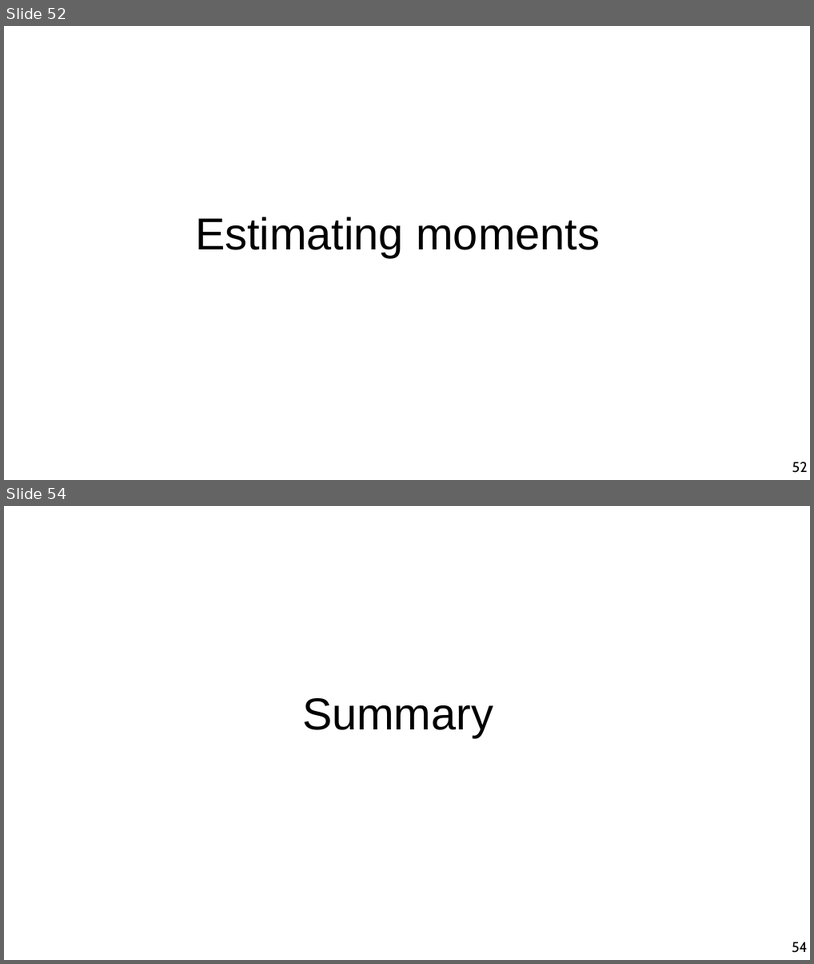
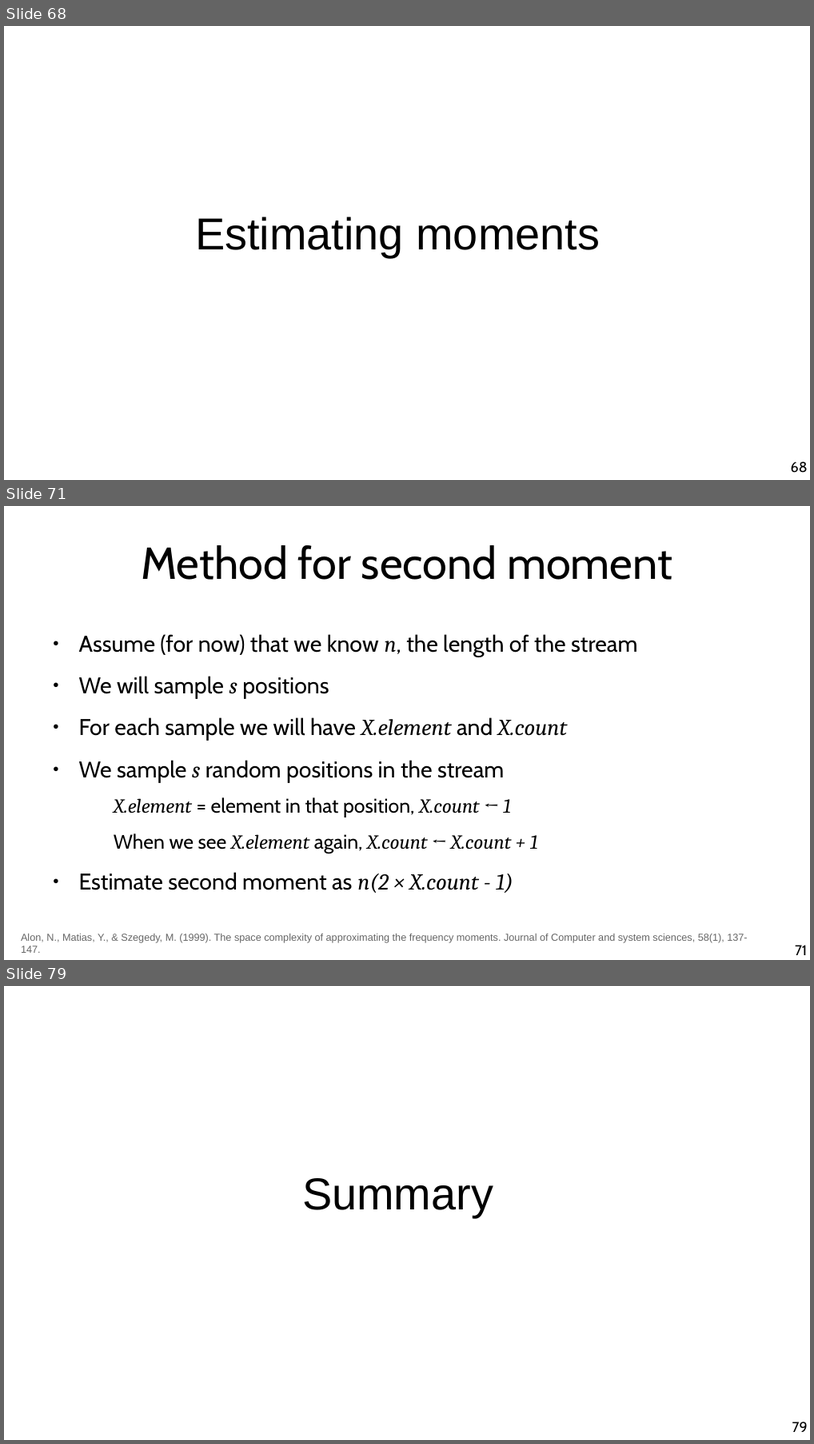
Before and after one commit to chatox/data-mining-course, a slide deck: theory/tt10_streaming.odp. Shown one above the other, each under a label of ours: slides 52 and 54 before the commit, slides 68, 71 and 79 after it; the slides between them are not shown. The pictures are 814x964 and 814x1444 pixels, drawn with LibreOffice and Linux fonts; fonts in the diff are those of the drawing. Boxes give left, top, right and bottom in pixels: in the first picture for what was removed or moved away, otherwise in the second. Text is boxed around its words. In the diff, an @@ line names an element or a change of style, - is before the commit and + after.

```diff
--- a/theory/tt10_streaming.odp
+++ b/theory/tt10_streaming.odp
@@ slide 71 added at [4, 506, 810, 960], background #FFFFFF @@
@@ title added at [141, 545, 673, 580], 44 pt, text #000000 @@
+Method for second moment
@@ text added at [79, 634, 638, 892], 22.4 pt, text #000000 @@
+● Assume (for now) that we know n, the length of the stream
+● We will sample s positions
+● For each sample we will have X.element and X.count
+● We sample s random positions in the stream
+  X.element = element in that position, X.count ← 1
+  When we see X.element again, X.count ← X.count + 1
+● Estimate second moment as n(2 × X.count - 1)
@@ text added at [21, 933, 747, 952], 10 pt, text #666666 @@
+Alon, N., Matias, Y., & Szegedy, M. (1999). The space complexity of approximating the frequency moments. Journal of Computer and system sciences, 58(1), 137-147.
@@ page number added at [795, 944, 807, 955], 14 pt, text #000000 @@
+71
@@ what was slide 52 is now slide 68 @@
@@ page number at [791, 461, 808, 472]: text changed @@
-52
+68
@@ what was slide 54 is now slide 79 @@
@@ page number at [793, 1421, 808, 1432]: text changed @@
-54
+79
```
Also in this commit, not shown: 3 slides changed, 28 other slides added, 4 slides removed.
